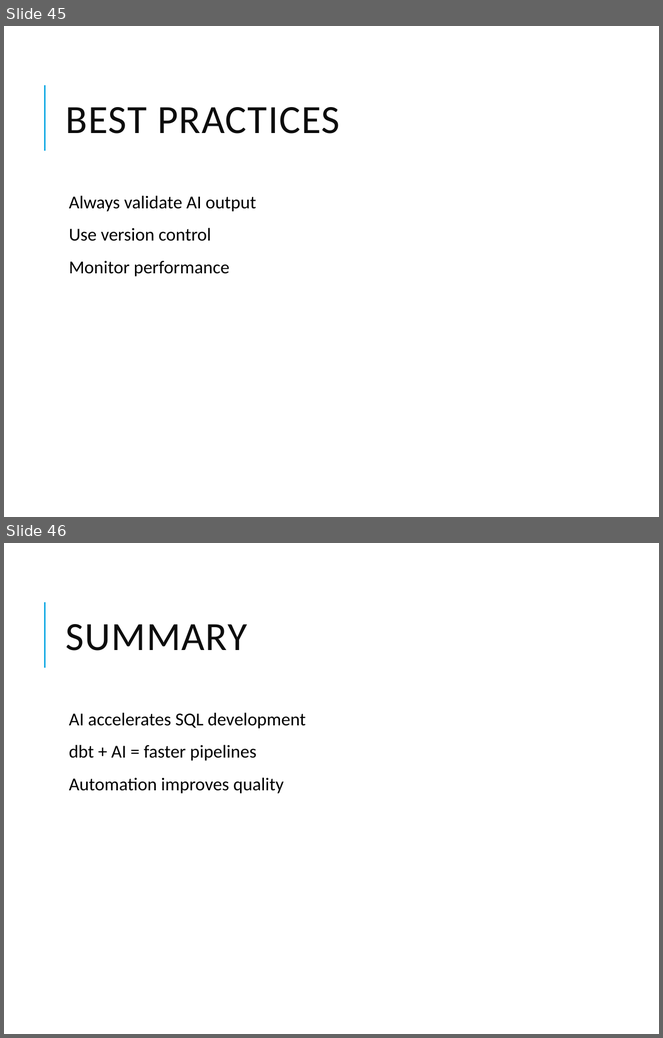
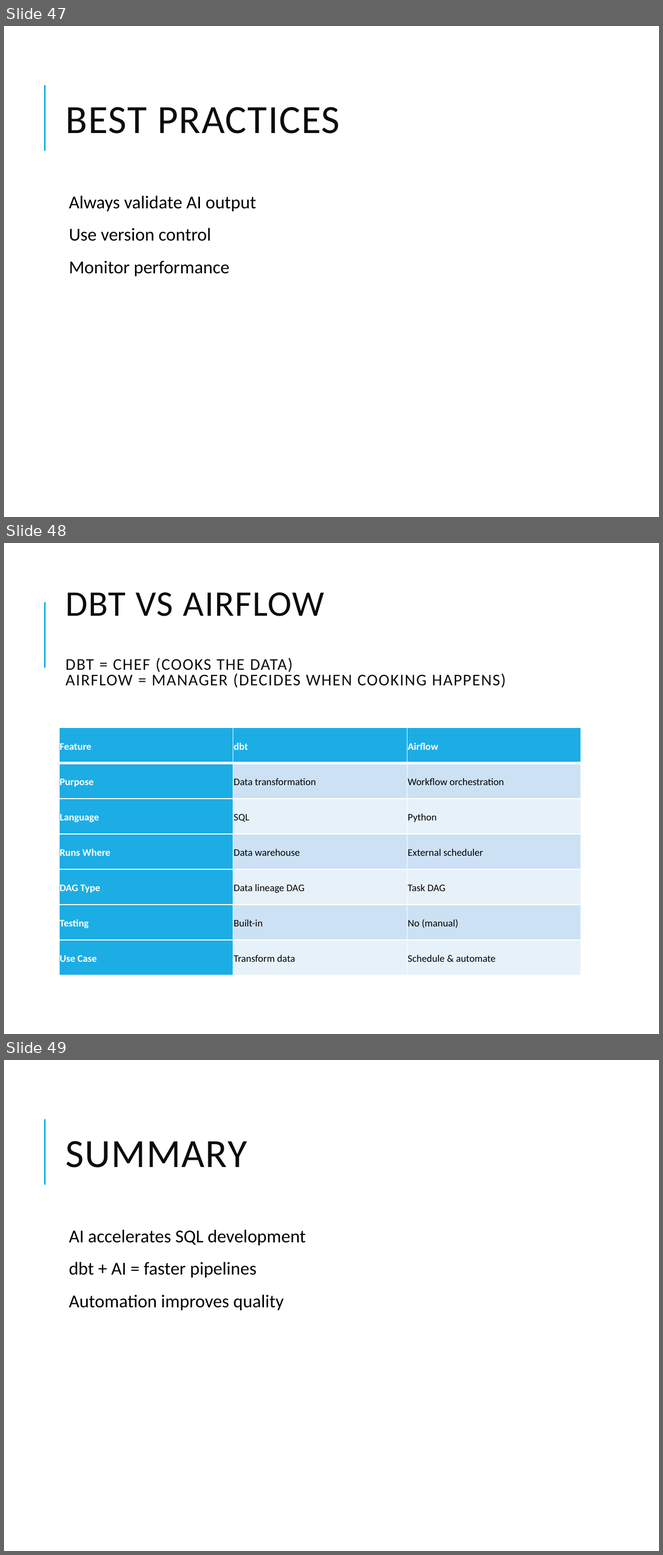
Before and after one commit to vikash-verma-profile/SIG-GENAI-May-2026, a slide deck: Week-2/Day-2/AI_SQL_dbt.pptx. Shown one above the other, each under a label of ours: slides 45 and 46 before the commit, slides 47, 48 and 49 after it. The pictures are 663x1038 and 663x1555 pixels, drawn with LibreOffice and Linux fonts; fonts in the diff are those of the drawing. Boxes give left, top, right and bottom in pixels: in the first picture for what was removed or moved away, otherwise in the second. Text is boxed around its words. In the diff, an @@ line names an element or a change of style, - is before the commit and + after.

```diff
--- a/Week-2/Day-2/AI_SQL_dbt.pptx
+++ b/Week-2/Day-2/AI_SQL_dbt.pptx
@@ slide 48 added at box(4, 543, 659, 1034), background #FFFFFF; not listed: 1 template element that a slide beside it also shows @@
@@ title added at box(65, 592, 506, 688), 18 pt, text #0D0D0D @@
+DBT VS AIRFLOW
+DBT = CHEF (COOKS THE DATA)
+AIRFLOW = MANAGER (DECIDES WHEN COOKING HAPPENS)
@@ table added at box(59, 728, 582, 976), 7 rows, 3 columns @@
+Feature | dbt | Airflow
+Purpose | Data transformation | Workflow orchestration
+Language | SQL | Python
+Runs Where | Data warehouse | External scheduler
+DAG Type | Data lineage DAG | Task DAG
+Testing | Built-in | No (manual)
+Use Case | Transform data | Schedule & automate
@@ what was slide 45 is now slide 47 @@
@@ what was slide 46 is now slide 49 @@
```
Also in this commit, not shown: 2 other slides added, 27 other files.
